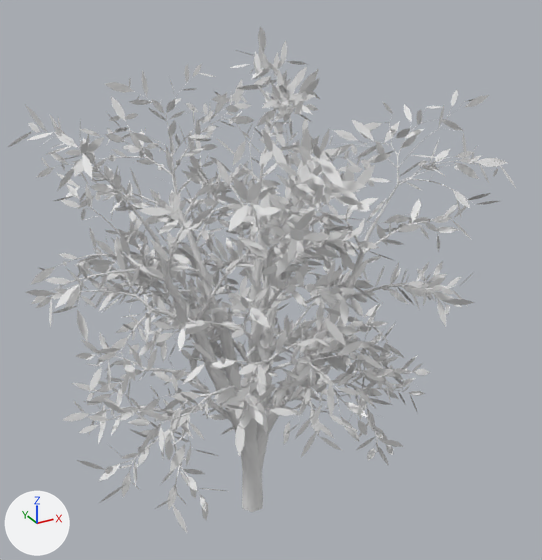
One commit to the glTF model shooter/objects/tree_03.glb: the scene before it, then after it.
Both versions are drawn from a 50 mm lens placed at (-10.2, -19.99, 18.99), pointed at (0.8, 0.03, 8.98). Arrows for +X, +Y and +Z are at lower left; the lights stay in place. Where no turn or scale is listed for an object, it has been applied to the vertices.

Names of what the first picture shows: 'leaves', 'tree_03'.
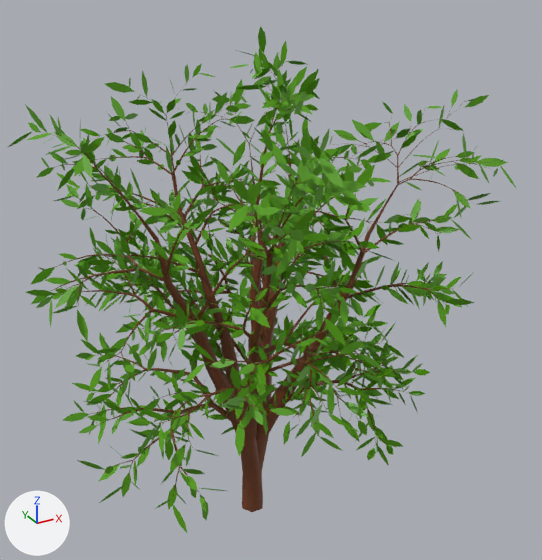
Commit message: Some basic materials for the trees

The change, as a diff of the scene's bpy script:
```diff
--- a/shooter/objects/tree_03.glb.py
+++ b/shooter/objects/tree_03.glb.py
@@ mat_mat_leaf_green @@
+mat_mat_leaf_green = principled_material('mat_leaf_green')
+mat_mat_leaf_green.base_color = (0.0967, 0.351, 0.0)  # green #58a000
@@ mat_mat_bark_brown @@
+mat_mat_bark_brown = principled_material('mat_bark_brown')
+mat_mat_bark_brown.base_color = (0.173, 0.0493, 0.0149)  # brown #733f21
@@ me_tree @@
 me_tree.from_pydata(...)  # 13380 vertices, 23280 faces; spans x -6.4..6.7, y -5.8..6.0, z 0.0..16.0
+me_tree.materials.append(mat_mat_bark_brown)  # brown #733f21
@@ me_leaves @@
 me_leaves.from_pydata(...)  # 12177 vertices, 8120 faces; spans x -7.03..7.52, y -6.49..6.62, z 2.86..16.89
+me_leaves.materials.append(mat_mat_leaf_green)  # green #58a000
```

What differs and where, as boxes [x1, y1, x2, y2] in the pictures (542 x 560 px):
'leaves', recoloured (grey to green): [8, 26, 517, 533] in both
'tree_03', recoloured (grey to brown): [42, 65, 491, 512] in both
